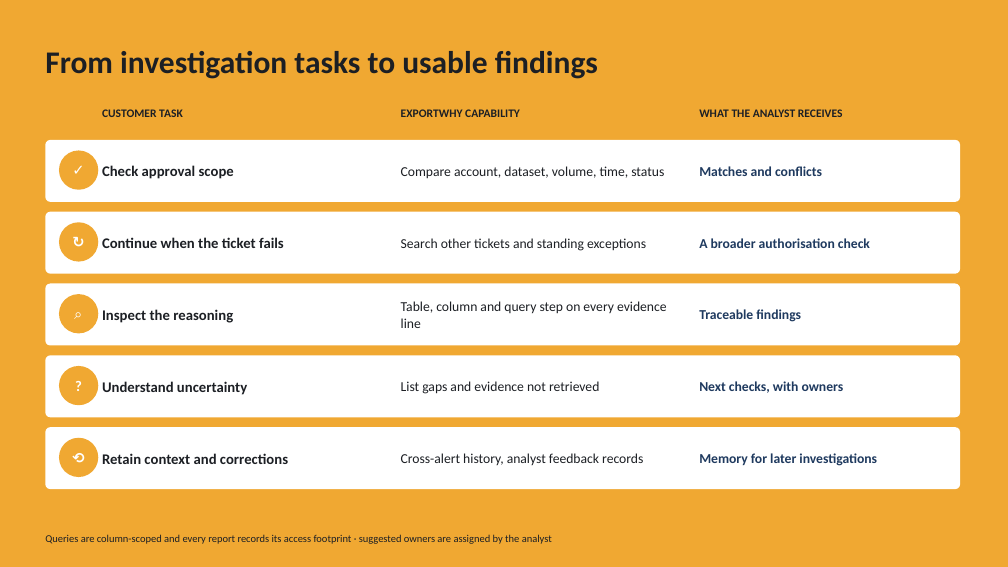
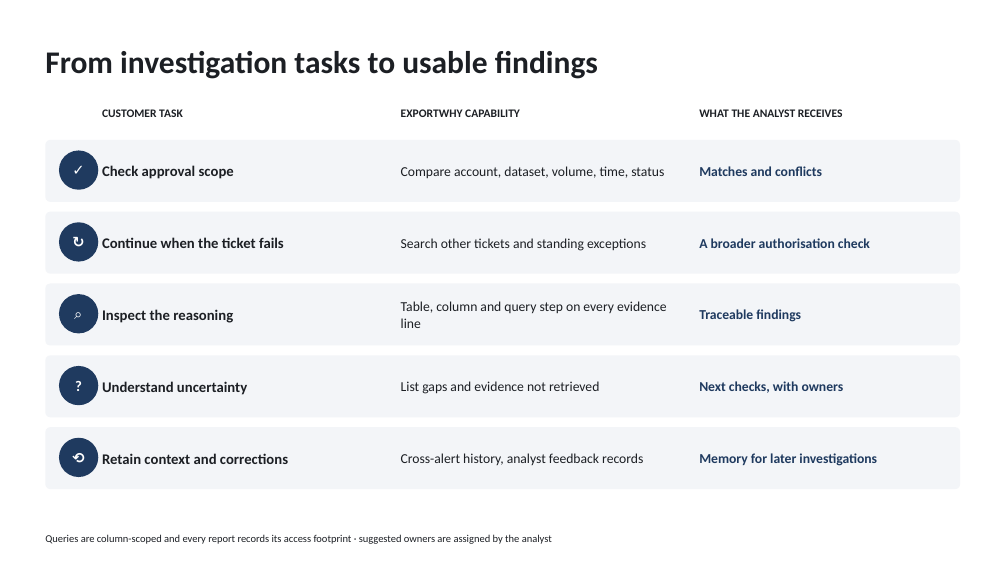
Before and after one commit to Kittywhlxx/ExportWhy, a slide deck: slide 4 of docs/ExportWhy-deck.pptx. Drawn at 1008x567 pixels with LibreOffice and Linux fonts; fonts in the diff are those of the drawing. Boxes give left, top, right and bottom in pixels: in the first picture for what was removed or moved away, otherwise in the second. Text is boxed around its words. In the diff, an @@ line names an element or a change of style, - is before the commit and + after.

```diff
--- a/docs/ExportWhy-deck.pptx
+++ b/docs/ExportWhy-deck.pptx
@@ rectangle removed at [0,0,1008,567] @@
@@ fill #FFFFFF to #F3F5F8 in 5 elements at [45,140,960,202], [45,212,960,274], [45,284,960,346], [45,355,960,417], [45,427,960,489] @@
@@ fill #F0A832 to #1F3A5F in 5 elements at [59,150,98,190], [59,222,98,262], [59,294,98,333], [59,366,98,405], [59,438,98,477] @@
```
Also in this commit, not shown: 10 other slides changed.
